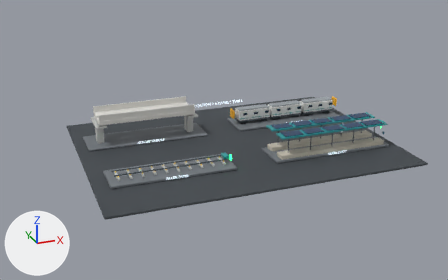
Renders of the Blender file engineering/fabrication-assembly-digital-twin/fabrication-assembly-digital-twin.blend from each side of a commit.
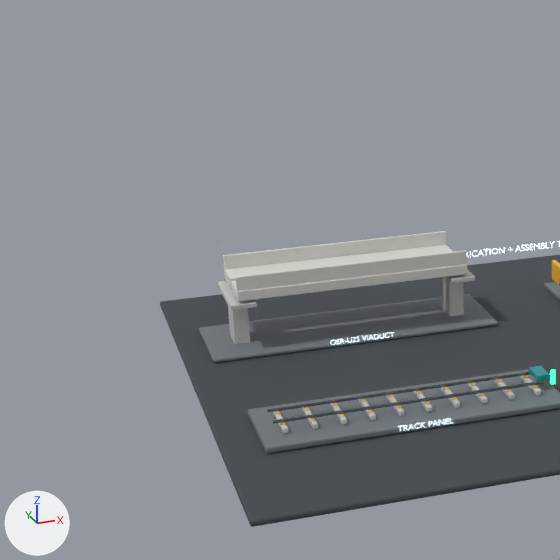
Old and new are each drawn whole from a 50 mm lens placed at (-59.7, -151.0, 63.8), pointed at (-4.2, -3.5, 2.6) and again close up on the part from 0% to 52% of the width and 0% to 83% of the height. Arrows for +X, +Y and +Z are at lower left; the lights stay in place. The older version's two pictures come first. Both versions are drawn at frame 158 of the action 'Elastomeric bearing.002Action'; the numbers are the values there.

Script lines for the objects in view, before the commit:
```python
ob_running_rail__1_1 = bpy.data.objects.new('Running rail +1', me_cube_033)
ob_running_rail__1_1.location = (-22.0, -11.6, 1.7)
ob_u25_deck__1 = bpy.data.objects.new('U25 deck -1', me_cube_066)
ob_u25_deck__1.location = (-22.0, 10.6, 7.2)
ob_u25_deck__1.scale = (0.989, 0.989, 0.989)
ob_u25_deck__1_1 = bpy.data.objects.new('U25 deck +1', me_cube_070)
ob_u25_deck__1_1.location = (-22.0, 15.4, 7.2)
ob_u25_deck__1_1.scale = (0.989, 0.989, 0.989)
ob_u25_outer_parapet = bpy.data.objects.new('U25 outer parapet', me_cube_067)
ob_u25_outer_parapet.location = (-22.0, 8.9, 8.5)
ob_u25_outer_parapet.scale = (0.989, 0.989, 0.989)
ob_u25_outer_parapet_001 = bpy.data.objects.new('U25 outer parapet.001', me_cube_071)
ob_u25_outer_parapet_001.location = (-22.0, 17.1, 8.5)
ob_u25_outer_parapet_001.scale = (0.989, 0.989, 0.989)
# also in view: 'Viaduct pier.001' at (-9.0, 13.0, 3.0); 'Viaduct erection zone' at (-22.0, 13.0, 0.2); 'Track fixture bed' at (-22.0, -13.0, 0.3); 'Factory hall floor' at (0.0, 0.0, -0.4); 'Viaduct pier' at (-35.0, 13.0, 3.0)
```
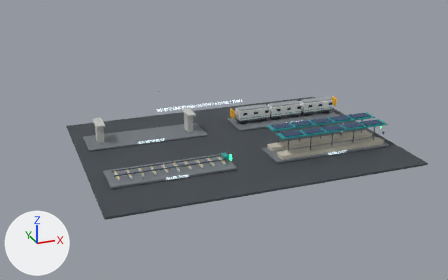
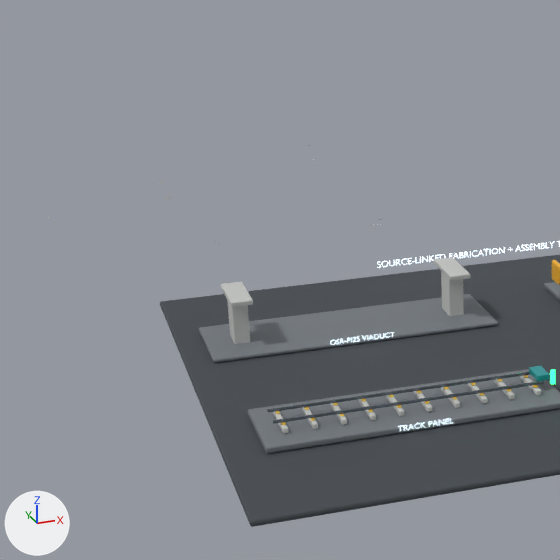
The change in detail:
Object 'U25 deck -1' (ob_u25_deck__1) is deleted.
Object 'U25 outer parapet' (ob_u25_outer_parapet) is deleted.
Object 'U25 deck +1' (ob_u25_deck__1_1) is deleted.
Object 'U25 outer parapet.001' (ob_u25_outer_parapet_001) is deleted.

Location of each change, [x1, y1, x2, y2] in pixels of the close-ups (560 x 560 px):
'U25 outer parapet', deleted: before [235, 250, 467, 291]
'U25 outer parapet.001', deleted: before [223, 231, 446, 270]
'U25 deck -1', deleted: before [231, 265, 467, 301]
'U25 deck +1', deleted: before [224, 245, 453, 288]
